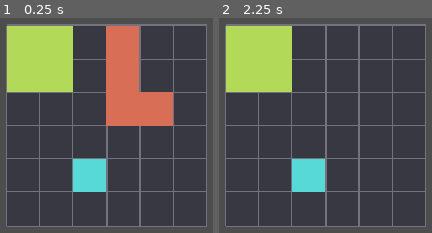
Above: before the commit, frames 1-2 (left to right).
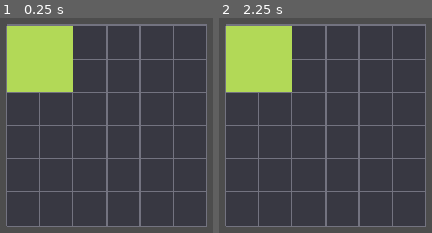
Above: after the commit, the same moments.

Repository: MauricioRodCar/InventoryDefense
Game: Godot game, scene res://scenes/main/main.tscn
Two runs of this game, one before a commit and one after it. Both use one fixed random seed, a clock stepped at 60 frames per second and the inputs below.
Inputs (mouse positions are in pixels of both pictures, inside the frame that each line leads up to):
- Up to frame 1 (0.25 s): no input
- Up to frame 2 (2.25 s): tap Enter at 0.5, 2 s; move the mouse to (outside the picture) at 0.52 s; click (outside the picture) at 0.67 s; tap Space at 1.25 s; drag from (410, 230) to (outside the picture) at 1.27 s; move the mouse to (outside the picture) at 2.02 s; click (outside the picture) at 2.17 s

The runs differ from the first frame. In frame 1, 12% of the frame differs, in the area x 34-82%, y 3-81%; in frame 2, 2.4%.

Commit message:
feat(inventory-interaction): add drag & drop for inventory pieces
Introduce InventoryInteractionController (mouse input via
_unhandled_input, orchestrates remove/can_place/place on
InventoryGrid), InventoryDragGhostView (floating shape preview during
drag, independent of InventoryPieceView), and InventorySandbox
(temporary starter-piece provider standing in for shop/chests/rewards).
InventoryGrid remains the sole placement authority; InventoryGridView
and InventoryPieceView are unchanged aside from two additive
position/cell conversion helpers on the view.

Diff:
--- /dev/null
+++ b/Scripts/Gameplay/Inventory/inventory_sandbox.gd
@@ -0,0 +1,17 @@
+class_name InventorySandbox
+extends RefCounted
+## Proveedor temporal de contenido de inventario para esta vertical slice.
+## Única responsabilidad: construir un InventoryGrid de prueba con una pieza
+## ya colocada. Será reemplazado por tienda, cofres o recompensas cuando
+## existan; no debe acumular más lógica mientras tanto.
+
+const ShapeData = preload("res://Scripts/Gameplay/Inventory/shape_data.gd")
+const InventoryPiece = preload("res://Scripts/Gameplay/Inventory/inventory_piece.gd")
+const InventoryGrid = preload("res://Scripts/Gameplay/Inventory/inventory_grid.gd")
+
+func create_starter_grid() -> InventoryGrid:
+	var grid := InventoryGrid.new(6, 6)
+	var shape := ShapeData.new(&"2x2", [Vector2i(0, 0), Vector2i(1, 0), Vector2i(0, 1), Vector2i(1, 1)])
+	var piece := InventoryPiece.new(&"square", shape)
+	grid.place_piece(piece, Vector2i(0, 0))
+	return grid
--- a/Scripts/Main/main.gd
+++ b/Scripts/Main/main.gd
@@ -1,40 +1,18 @@
 extends Node2D
-## CÓDIGO TEMPORAL DE INTEGRACIÓN — no es gameplay real.
-## Único propósito: validar manualmente InventoryGridView (render inicial +
-## reactividad a piece_placed/piece_removed) mientras no existe todavía un
-## flujo real que pueble el inventario. Reemplazar por la lógica de arranque
-## real del juego cuando exista; no darle más responsabilidades mientras tanto.
-##
-## Crea un InventoryGrid de ejemplo, coloca piezas antes y después de
-## conectar la vista, y remueve una pieza tras un breve retraso para
-## verificar la actualización reactiva.
+## Composition root de la vertical slice de interacción de inventario.
+## Construye el contenido inicial mediante InventorySandbox y conecta el
+## dominio con la vista (InventoryGridView) y el controlador de interacción
+## (InventoryInteractionController). No contiene lógica de juego propia.
 
-const InventoryGrid = preload("res://Scripts/Gameplay/Inventory/inventory_grid.gd")
-const InventoryPiece = preload("res://Scripts/Gameplay/Inventory/inventory_piece.gd")
-const ShapeData = preload("res://Scripts/Gameplay/Inventory/shape_data.gd")
+const InventorySandbox = preload("res://Scripts/Gameplay/Inventory/inventory_sandbox.gd")
 
 @onready var _grid_view: InventoryGridView = $InventoryGridView
-
-var _grid: InventoryGrid
-var _piece_l: InventoryPiece
+@onready var _interaction_controller: InventoryInteractionController = $InventoryInteractionController
 
 func _ready() -> void:
-	_grid = InventoryGrid.new(6, 6)
+	var sandbox := InventorySandbox.new()
+	var grid := sandbox.create_starter_grid()
 
-	var shape_square := ShapeData.new(&"2x2", [Vector2i(0, 0), Vector2i(1, 0), Vector2i(0, 1), Vector2i(1, 1)])
-	var shape_l := ShapeData.new(&"L", [Vector2i(0, 0), Vector2i(0, 1), Vector2i(0, 2), Vector2i(1, 2)])
-	var shape_single := ShapeData.new(&"1x1", [Vector2i(0, 0)])
-
-	var piece_square := InventoryPiece.new(&"square", shape_square)
-	_grid.place_piece(piece_square, Vector2i(0, 0))
-
-	_grid_view.set_inventory_grid(_grid)
-
-	_piece_l = InventoryPiece.new(&"ele", shape_l)
-	_grid.place_piece(_piece_l, Vector2i(3, 0))
-
-	var piece_single := InventoryPiece.new(&"punto", shape_single)
-	_grid.place_piece(piece_single, Vector2i(2, 4))
-
-	await get_tree().create_timer(2.0).timeout
-	_grid.remove_piece(_piece_l)
+	_grid_view.set_inventory_grid(grid)
+	_interaction_controller.grid_view = _grid_view
+	_interaction_controller.set_inventory_grid(grid)
--- /dev/null
+++ b/Scripts/UI/Inventory/inventory_drag_ghost_view.gd
@@ -0,0 +1,27 @@
+class_name InventoryDragGhostView
+extends Node2D
+## Representación visual temporal de una pieza mientras se arrastra, antes
+## de que InventoryGrid decida su colocación final. A diferencia de
+## InventoryPieceView, no representa una InventoryPiece colocada: solo
+## dibuja la geometría de un ShapeData en la posición del propio nodo, que
+## el arrastre actualiza libremente. No conoce InventoryGrid ni reglas de
+## colocación.
+
+const ShapeData = preload("res://Scripts/Gameplay/Inventory/shape_data.gd")
+
+const GHOST_COLOR := Color(1, 1, 1, 0.5)
+
+var _shape: ShapeData
+var _cell_size: int = 32
+
+func setup(shape: ShapeData, cell_size: int) -> void:
+	_shape = shape
+	_cell_size = cell_size
+	queue_redraw()
+
+func _draw() -> void:
+	if _shape == null:
+		return
+	for cell in _shape.get_cells():
+		var rect := Rect2(Vector2(cell) * _cell_size, Vector2.ONE * _cell_size)
+		draw_rect(rect, GHOST_COLOR, true)
--- a/Scripts/UI/Inventory/inventory_grid_view.gd
+++ b/Scripts/UI/Inventory/inventory_grid_view.gd
@@ -16,6 +16,15 @@
 
 var _grid: InventoryGrid
 var _piece_views: Dictionary = {} # InventoryPiece -> InventoryPieceView
+
+## Convierte una posición local (px) a la celda del grid que la contiene.
+## Pura geometría de la representación visual; no valida límites del grid.
+func position_to_cell(local_position: Vector2) -> Vector2i:
+	return Vector2i(floori(local_position.x / cell_size), floori(local_position.y / cell_size))
+
+## Convierte una celda del grid a su posición local (px), esquina superior izquierda.
+func cell_to_position(cell: Vector2i) -> Vector2:
+	return Vector2(cell) * cell_size
 
 func set_inventory_grid(grid: InventoryGrid) -> void:
 	_disconnect_grid()
--- /dev/null
+++ b/Scripts/UI/Inventory/inventory_interaction_controller.gd
@@ -0,0 +1,82 @@
+class_name InventoryInteractionController
+extends Node
+## Orquesta seleccionar/arrastrar/soltar una pieza del inventario. Traduce
+## input de mouse en llamadas a InventoryGrid, que sigue siendo la única
+## autoridad sobre si una colocación es válida. No dibuja piezas permanentes
+## (responsabilidad de InventoryGridView) ni conoce reglas de colocación
+## (responsabilidad de InventoryGrid): solo coordina la sesión de arrastre.
+
+const InventoryGrid = preload("res://Scripts/Gameplay/Inventory/inventory_grid.gd")
+const InventoryPiece = preload("res://Scripts/Gameplay/Inventory/inventory_piece.gd")
+const InventoryDragGhostView = preload("res://Scripts/UI/Inventory/inventory_drag_ghost_view.gd")
+
+var grid_view: InventoryGridView
+
+var _grid: InventoryGrid
+var _dragged_piece: InventoryPiece
+var _drag_origin_anchor: Vector2i
+var _drag_grab_offset: Vector2
+var _drag_grab_cell_offset: Vector2i
+var _ghost: InventoryDragGhostView
+
+func set_inventory_grid(grid: InventoryGrid) -> void:
+	_grid = grid
+
+func _unhandled_input(event: InputEvent) -> void:
+	if _grid == null or grid_view == null:
+		return
+	if event is InputEventMouseButton and event.button_index == MOUSE_BUTTON_LEFT:
+		var local_pos: Vector2 = grid_view.get_local_mouse_position()
+		if event.pressed:
+			_try_begin_drag(local_pos)
+		elif _dragged_piece != null:
+			_end_drag(local_pos)
+	elif event is InputEventMouseMotion and _dragged_piece != null:
+		_update_drag(grid_view.get_local_mouse_position())
+
+func _try_begin_drag(local_pos: Vector2) -> void:
+	var cell: Vector2i = grid_view.position_to_cell(local_pos)
+	var piece: InventoryPiece = _grid.get_piece_at(cell)
+	if piece == null:
+		return
+	_dragged_piece = piece
+	_drag_origin_anchor = piece.anchor
+	_drag_grab_cell_offset = cell - piece.anchor
+	_drag_grab_offset = local_pos - grid_view.cell_to_position(piece.anchor)
+	_take_piece_from_grid(piece)
+	_ghost = _create_ghost(piece)
+	_ghost.position = local_pos - _drag_grab_offset
+
+func _update_drag(local_pos: Vector2) -> void:
+	_ghost.position = local_pos - _drag_grab_offset
+
+func _end_drag(local_pos: Vector2) -> void:
+	var piece: InventoryPiece = _dragged_piece
+	var cursor_cell: Vector2i = grid_view.position_to_cell(local_pos)
+	var target_anchor: Vector2i = cursor_cell - _drag_grab_cell_offset
+	if _grid.can_place(piece, target_anchor):
+		_settle_piece_at(piece, target_anchor)
+	else:
+		_settle_piece_at(piece, _drag_origin_anchor)
+	_destroy_ghost()
+	_dragged_piece = null
+
+## Aislado para poder sustituirse por una operación atómica (p. ej. un futuro
+## InventoryGrid.move_piece) sin cambiar el resto del flujo de arrastre.
+func _take_piece_from_grid(piece: InventoryPiece) -> void:
+	_grid.remove_piece(piece)
+
+## Ver _take_piece_from_grid: mismo motivo de aislamiento.
+func _settle_piece_at(piece: InventoryPiece, anchor: Vector2i) -> void:
+	_grid.place_piece(piece, anchor)
+
+func _create_ghost(piece: InventoryPiece) -> InventoryDragGhostView:
+	var ghost := InventoryDragGhostView.new()
+	grid_view.add_child(ghost)
+	ghost.setup(piece.shape, grid_view.cell_size)
+	return ghost
+
+func _destroy_ghost() -> void:
+	if _ghost != null:
+		_ghost.queue_free()
+		_ghost = null
--- /dev/null
+++ b/Tests/Gameplay/Inventory/test_inventory_sandbox.gd
@@ -0,0 +1,13 @@
+extends RefCounted
+## Tests de InventorySandbox: debe entregar un grid con una pieza inicial ya colocada.
+
+const InventorySandbox = preload("res://Scripts/Gameplay/Inventory/inventory_sandbox.gd")
+const InventoryGrid = preload("res://Scripts/Gameplay/Inventory/inventory_grid.gd")
+
+func test_create_starter_grid_devuelve_un_grid_con_una_pieza_colocada(t) -> void:
+	var sandbox := InventorySandbox.new()
+
+	var grid: InventoryGrid = sandbox.create_starter_grid()
+
+	t.assert_eq(grid.get_pieces().size(), 1, "el grid inicial debe tener exactamente una pieza colocada")
+	t.assert_true(grid.get_pieces()[0].is_placed(), "la pieza inicial debe estar marcada como colocada")
--- a/Tests/test_runner.gd
+++ b/Tests/test_runner.gd
@@ -5,6 +5,7 @@
 const TestShapeData = preload("res://Tests/Gameplay/Inventory/test_shape_data.gd")
 const TestInventoryPiece = preload("res://Tests/Gameplay/Inventory/test_inventory_piece.gd")
 const TestInventoryGrid = preload("res://Tests/Gameplay/Inventory/test_inventory_grid.gd")
+const TestInventorySandbox = preload("res://Tests/Gameplay/Inventory/test_inventory_sandbox.gd")
 
 var _passed: int = 0
 var _failed: int = 0
@@ -13,6 +14,7 @@
 	_run_suite(TestShapeData.new())
 	_run_suite(TestInventoryPiece.new())
 	_run_suite(TestInventoryGrid.new())
+	_run_suite(TestInventorySandbox.new())
 
 	print("")
 	print("Resultado: %d passed, %d failed" % [_passed, _failed])
--- a/scenes/main/main.tscn
+++ b/scenes/main/main.tscn
@@ -1,7 +1,8 @@
-[gd_scene load_steps=3 format=3 uid="uid://dmmvrg6midvd5"]
+[gd_scene load_steps=4 format=3 uid="uid://dmmvrg6midvd5"]
 
 [ext_resource type="Script" path="res://Scripts/Main/main.gd" id="1"]
 [ext_resource type="PackedScene" path="res://scenes/UI/Inventory/InventoryGridView.tscn" id="2"]
+[ext_resource type="Script" path="res://Scripts/UI/Inventory/inventory_interaction_controller.gd" id="3"]
 
 [node name="Node2D" type="Node2D" unique_id=426169063]
 script = ExtResource("1")
@@ -9,3 +10,7 @@
 [node name="InventoryGridView" parent="." instance=ExtResource("2")]
 position = Vector2(80, 60)
 cell_size = 48
+mouse_filter = 2
+
+[node name="InventoryInteractionController" type="Node" parent="."]
+script = ExtResource("3")
Not shown, added: Scripts/Gameplay/Inventory/inventory_sandbox.gd.uid
Not shown, added: Scripts/UI/Inventory/inventory_drag_ghost_view.gd.uid
Not shown, added: Scripts/UI/Inventory/inventory_interaction_controller.gd.uid
Not shown, added: Tests/Gameplay/Inventory/test_inventory_sandbox.gd.uid
Not shown, added: Tests/test_runner.gd.uid
Not shown, changed: README.md
Not shown, changed: TODO.md
